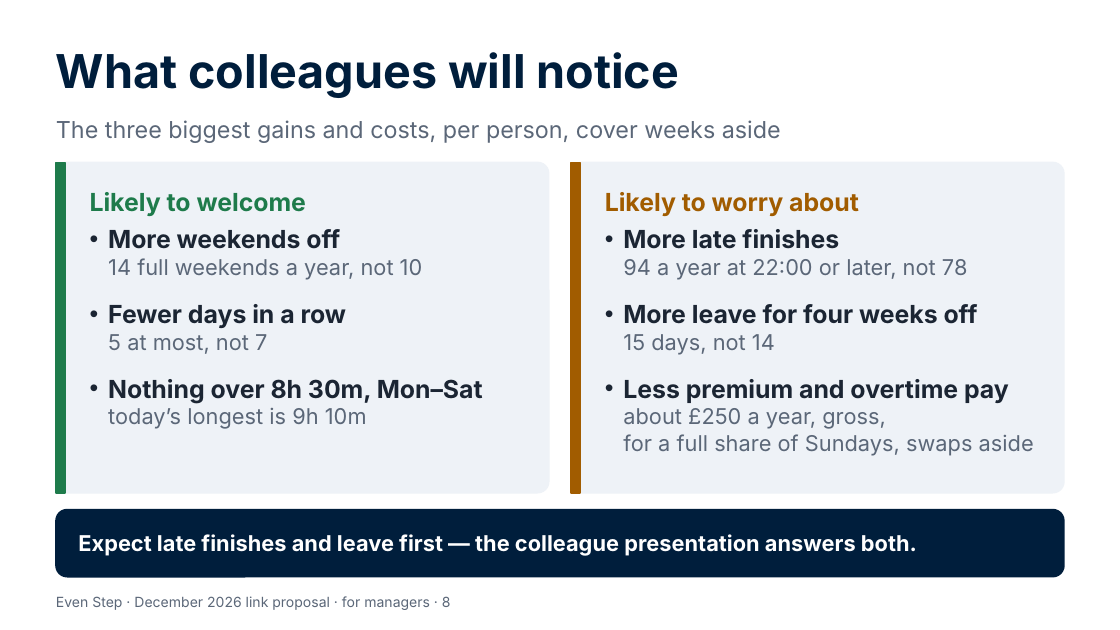
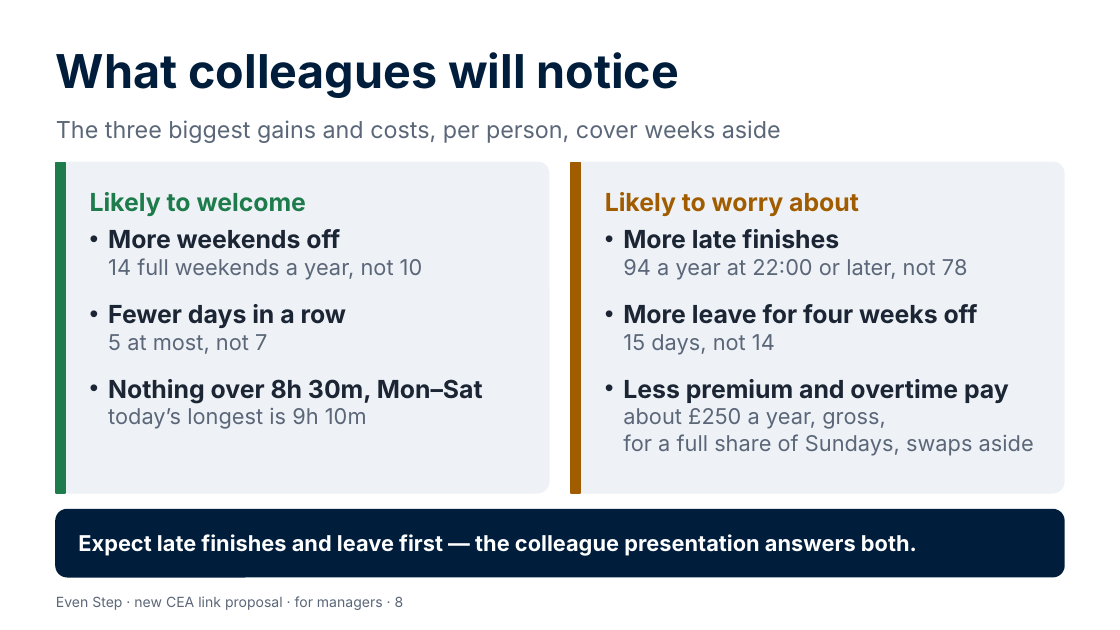
Before and after one commit to Garethdavidmiller/roster-app, a slide deck: slide 8 of docs/links-26/presentations/Even-Step-for-managers.pptx. Drawn at 1120x630 pixels with LibreOffice and Linux fonts; fonts in the diff are those of the drawing. Boxes give left, top, right and bottom in pixels: in the first picture for what was removed or moved away, otherwise in the second. Text is boxed around its words. In the diff, an @@ line names an element or a change of style, - is before the commit and + after.

```diff
--- a/docs/links-26/presentations/Even-Step-for-managers.pptx
+++ b/docs/links-26/presentations/Even-Step-for-managers.pptx
@@ text at [56,596,404,610]: text changed @@
-Even Step · December 2026 link proposal · for managers · 8
+Even Step · new CEA link proposal · for managers · 8
```
Also in this commit, not shown: 8 other slides changed, 50 other files.
